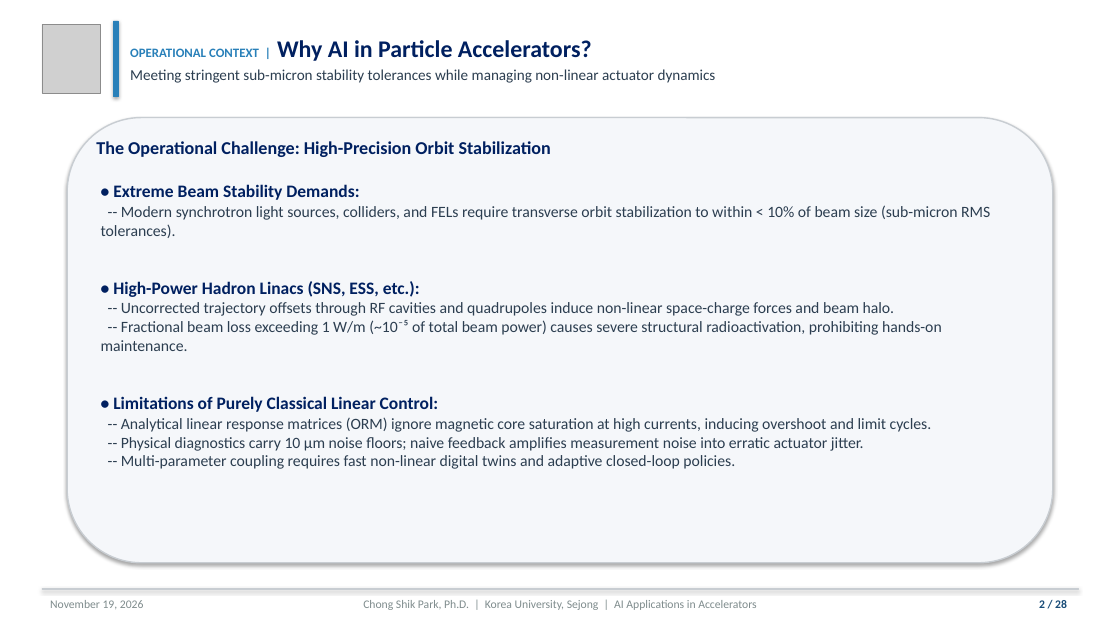
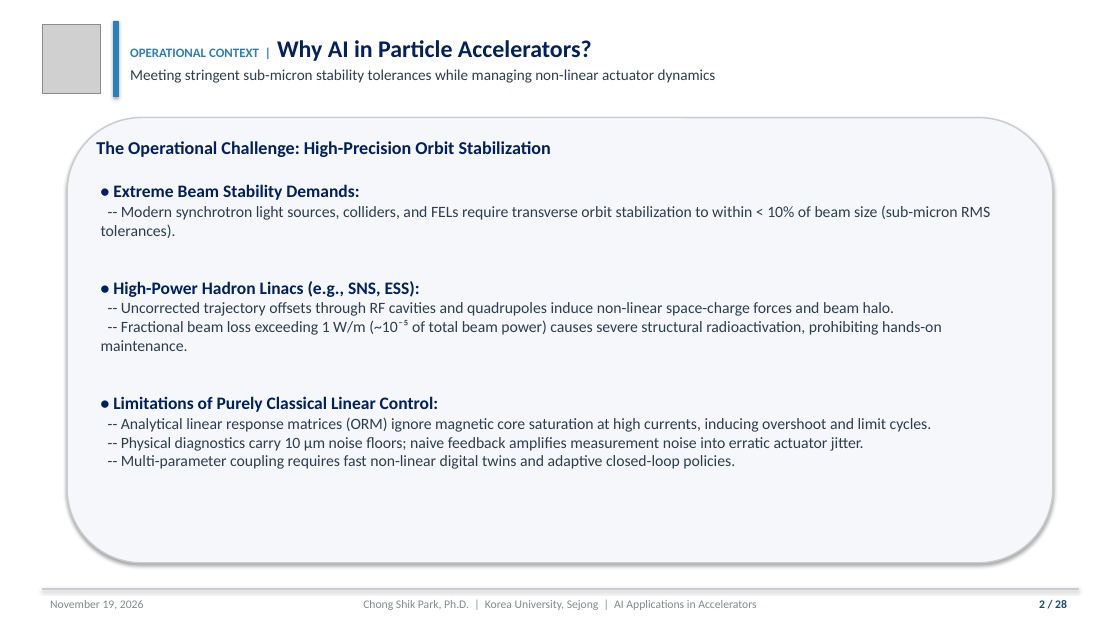
Before and after one commit to cspark7701/ai4acc-mini-hackathon, a slide deck: slide 2 of presentations/Lecture_1_AI_ML_Foundations_and_Control.pptx. Drawn at 1120x630 pixels with LibreOffice and Linux fonts; fonts in the diff are those of the drawing; grey boxes stand for pictures. Boxes give left, top, right and bottom in pixels: in the first picture for what was removed or moved away, otherwise in the second. Text is boxed around its words. In the diff, an @@ line names an element or a change of style, - is before the commit and + after.

```diff
--- a/presentations/Lecture_1_AI_ML_Foundations_and_Control.pptx
+++ b/presentations/Lecture_1_AI_ML_Foundations_and_Control.pptx
@@ text at [101, 281, 942, 351]: text changed @@
-• High-Power Hadron Linacs (SNS, ESS, etc.):
--- Uncorrected trajectory offsets through RF cavities and quadrupoles induce non-linear space-charge forces and beam halo.
--- Fractional beam loss exceeding 1 W/m (~10⁻⁵ of total beam power) causes severe structural radioactivation, prohibiting hands-on maintenance.
+• High-Power Hadron Linacs (e.g., SNS, ESS):
+-- Uncorrected trajectory offsets through RF cavities and quadrupoles induce non-linear space-charge forces and beam halo.
+-- Fractional beam loss exceeding 1 W/m (~10⁻⁵ of total beam power) causes severe structural radioactivation, prohibiting hands-on maintenance.
```
Also in this commit, not shown: 1 other slide changed, 13 other files.
